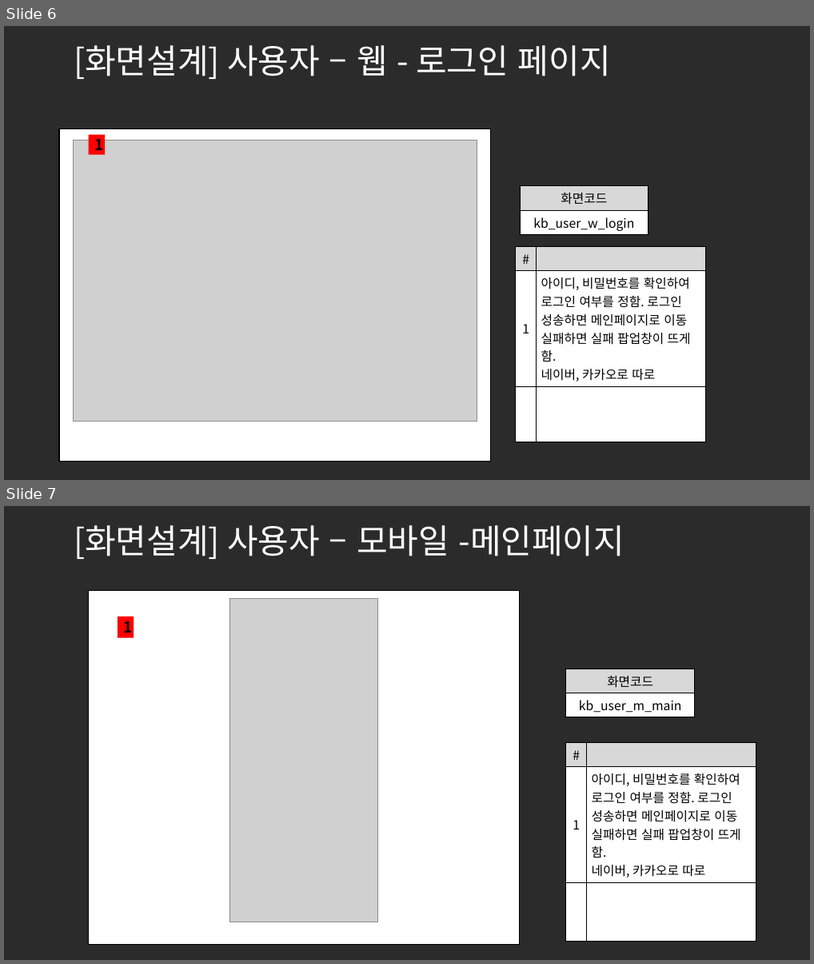
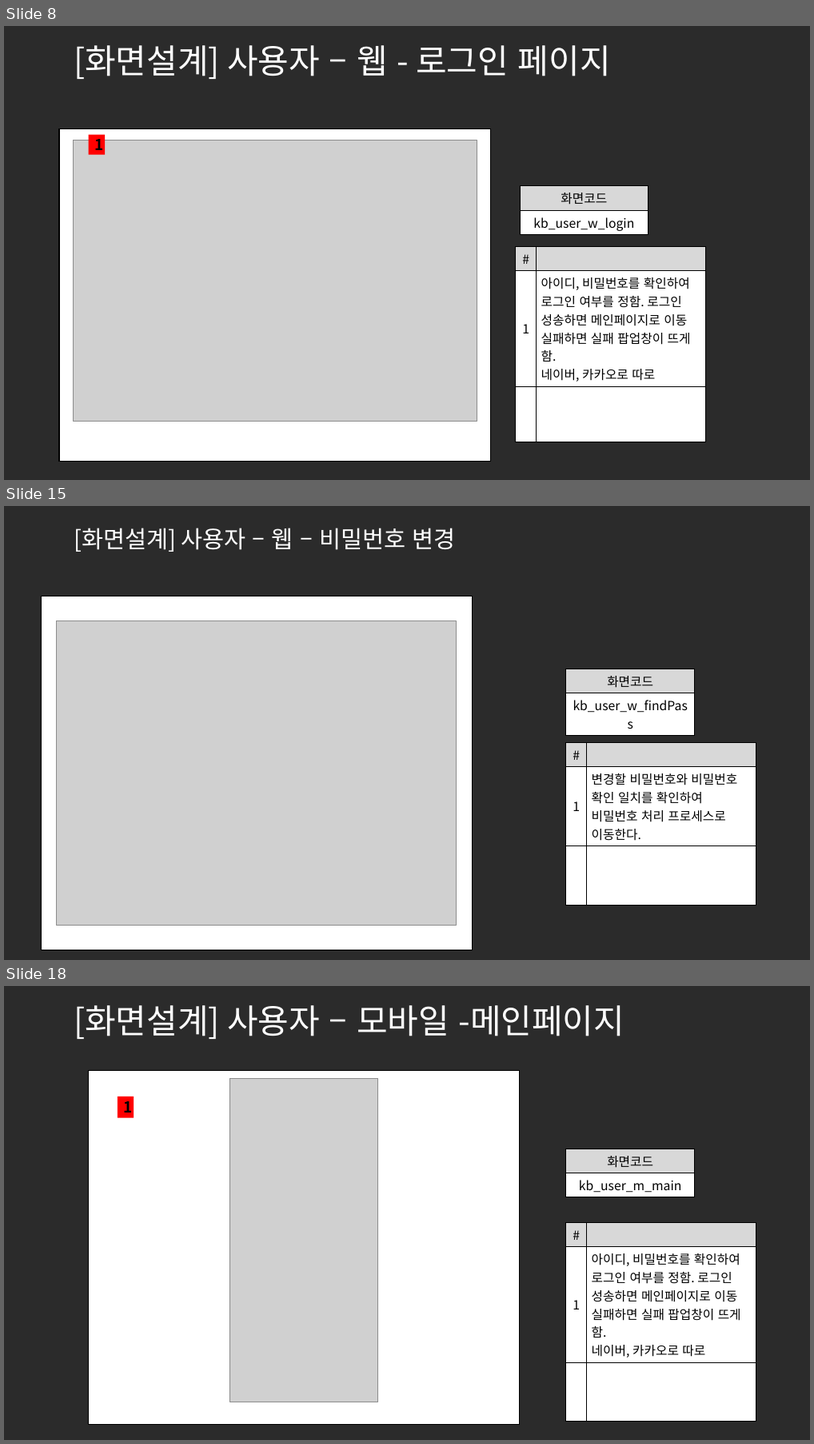
Before and after one commit to ezenteam2/e-Zone, a slide deck: 0 발표용 파워포인트/project05 - 파워포인트 종합 - 기범.pptx. Shown one above the other, each under a label of ours: slides 6 and 7 before the commit, slides 8, 15 and 18 after it; the slides between them are not shown. The pictures are 814x964 and 814x1444 pixels, drawn with LibreOffice and Linux fonts; fonts in the diff are those of the drawing; grey boxes stand for pictures; background and template pictures are left out; a plain dark background stands for a picture behind light text. Boxes give left, top, right and bottom in pixels: in the first picture for what was removed or moved away, otherwise in the second. Text is boxed around its words. In the diff, an @@ line names an element or a change of style, - is before the commit and + after.

```diff
--- a/0 발표용 파워포인트/project05 - 파워포인트 종합 - 기범.pptx
+++ b/0 발표용 파워포인트/project05 - 파워포인트 종합 - 기범.pptx
@@ slide 15 added at (4, 506, 810, 960), background picture (left out) @@
@@ title added at (74, 528, 455, 552), 28 pt, text #FFFFFF @@
+[화면설계] 사용자 – 웹 – 비밀번호 변경
@@ rectangle added at (41, 596, 473, 950), fill #FFFFFF, outline #000000 1 pt @@
@@ picture added at (57, 621, 457, 924) @@
@@ table added at (566, 668, 695, 716), 2 rows, 1 columns @@
+화면코드
+kb_user_w_findPass
@@ table added at (566, 743, 757, 892), 3 rows, 2 columns @@
+# | 
+1 | 변경할 비밀번호와 비밀번호 확인 일치를 확인하여 비밀번호 처리 프로세스로 이동한다.
+ | 
@@ what was slide 6 is now slide 8 @@
@@ what was slide 7 is now slide 18 @@
```
Also in this commit, not shown: 10 other slides added, 2 other files.
